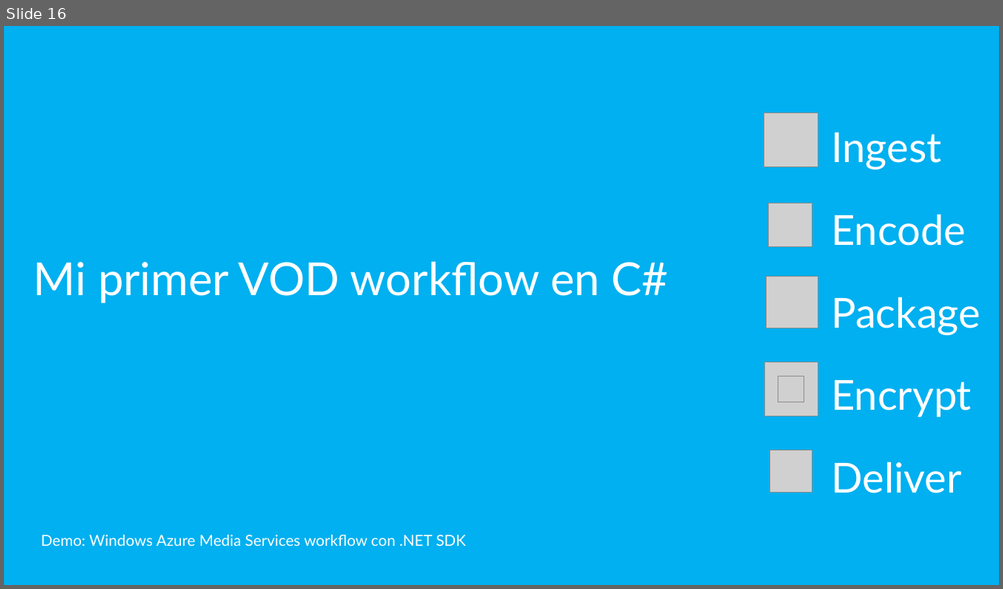
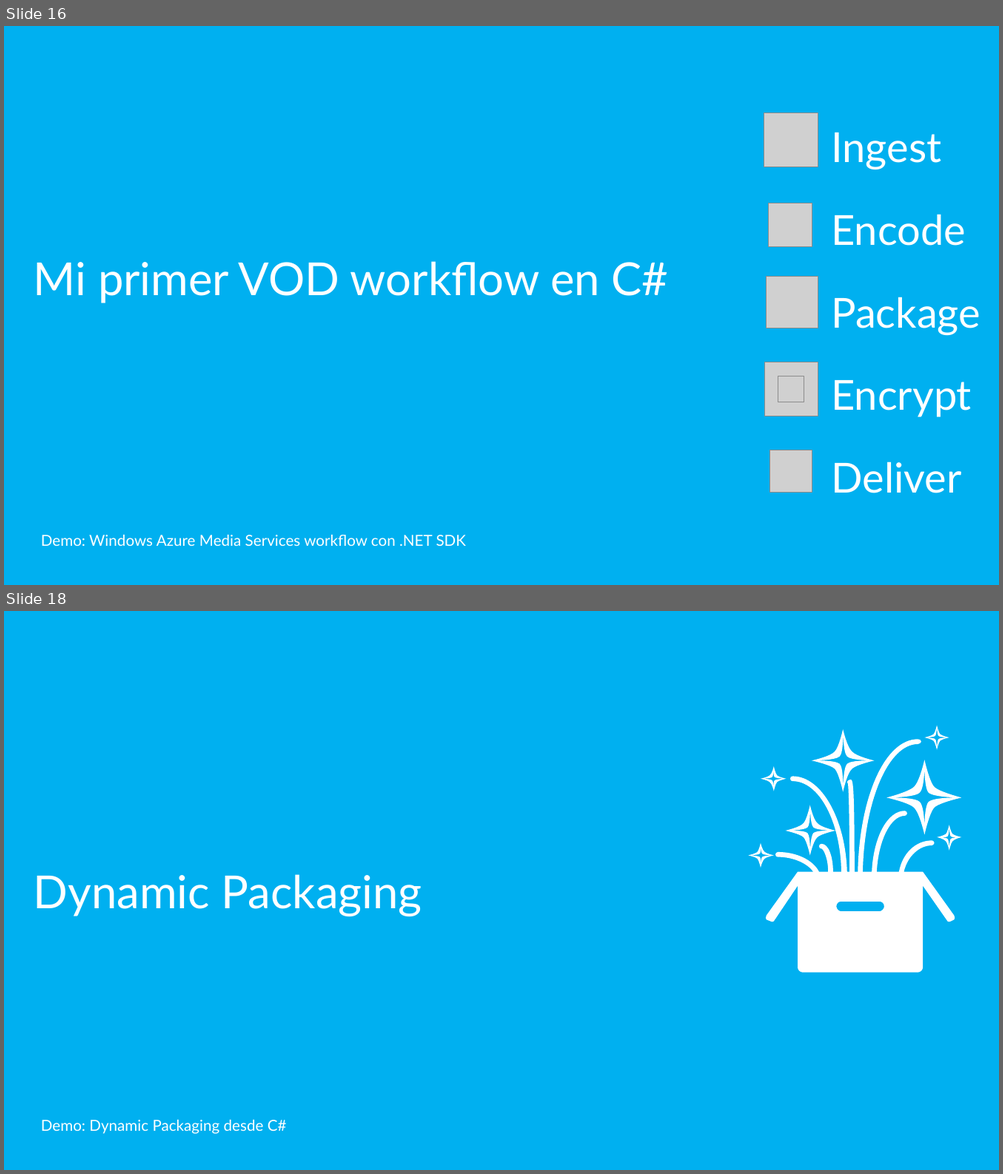
Before and after one commit to mconverti/webcast-aplicaciones-media-con-azure-media-services, a slide deck: webcast.pptx. Shown one above the other, each under a label of ours: slide 16 before the commit, slides 16 and 18 after it; the slides between them are not shown. The pictures are 1003x589 and 1003x1174 pixels, drawn with LibreOffice and Linux fonts; fonts in the diff are those of the drawing; grey boxes stand for pictures. Boxes give left, top, right and bottom in pixels: in the first picture for what was removed or moved away, otherwise in the second. Text is boxed around its words. In the diff, an @@ line names an element or a change of style, - is before the commit and + after.

Commit message:
# adding dynamic packaging and players content (WIP)

```diff
--- a/webcast.pptx
+++ b/webcast.pptx
@@ slide 18 added at bbox=[4, 611, 999, 1170], background #00B0F0 @@
@@ freeform shape added at bbox=[748, 725, 962, 973], fill #FFFFFF @@
@@ title added at bbox=[34, 874, 422, 917], 44 pt, text #FFFFFF @@
+Dynamic Packaging
@@ subtitle added at bbox=[41, 1119, 287, 1134], 14.7 pt, text #FFFFFF @@
+Demo: Dynamic Packaging desde C#
```
Also in this commit, not shown: 3 slides changed, 3 other slides added.
